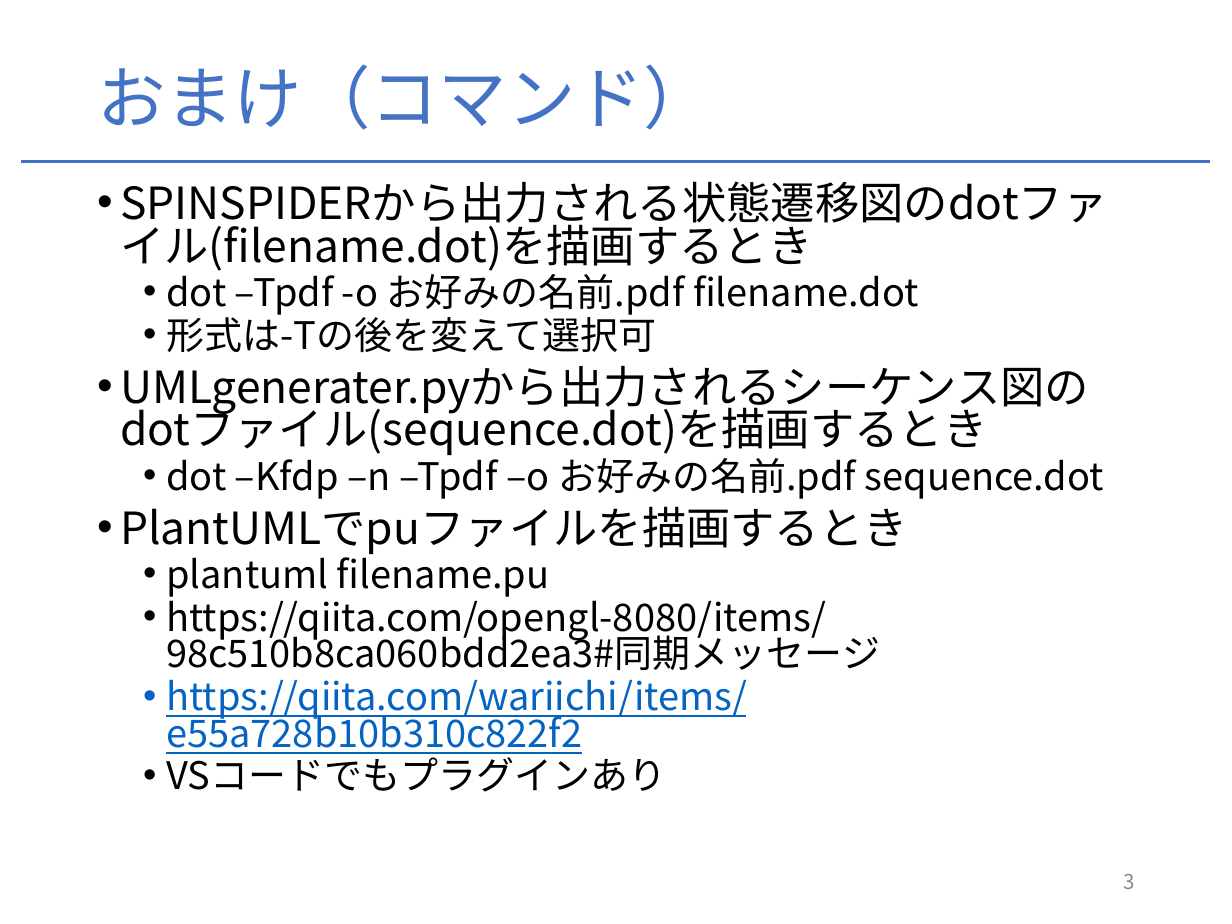
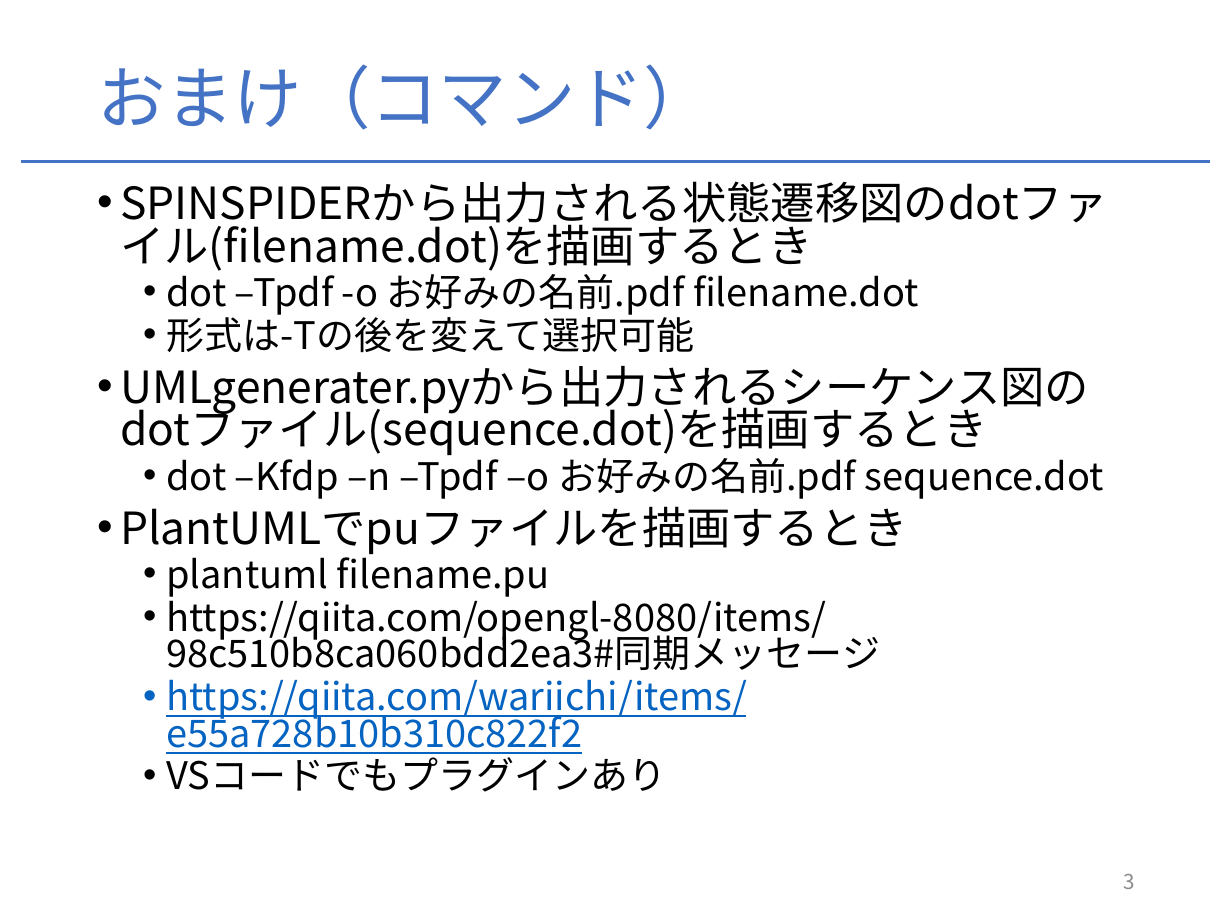
Before and after one commit to YamakawaMasanobu/spin_tool, a slide deck: slide 4 of work_flow.pptx. Drawn at 1232x924 pixels with LibreOffice and Linux fonts; fonts in the diff are those of the drawing. Boxes give left, top, right and bottom in pixels: in the first picture for what was removed or moved away, otherwise in the second. Text is boxed around its words. In the diff, an @@ line names an element or a change of style, - is before the commit and + after.

Commit message:
操作手順

```diff
--- a/work_flow.pptx
+++ b/work_flow.pptx
@@ text at (166, 310, 694, 352): text changed @@
-  • 形式は-Tの後を変えて選択可
+  • 形式は-Tの後を変えて選択可能
```
